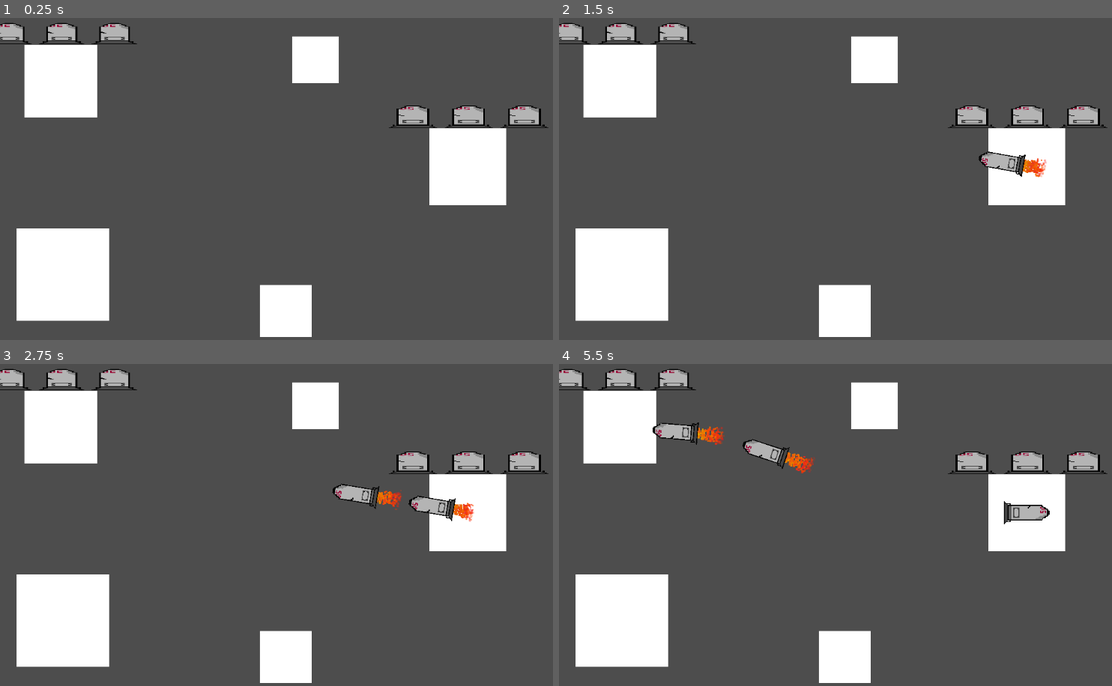
Above: before the commit, frames 1-4 (two rows, left to right).
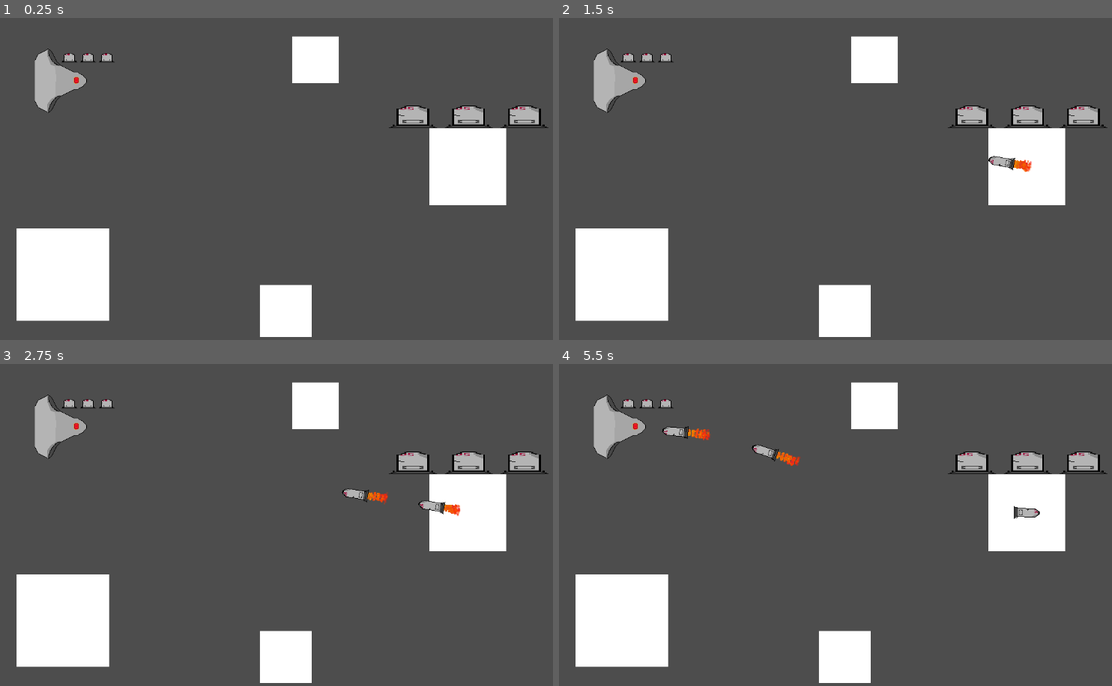
Above: after the commit, the same moments.

Repository: farkon00/GMTK2024
Game: Godot game, scene res://Main.tscn
Two runs of this game, one before a commit and one after it. Both use one fixed random seed, a clock stepped at 60 frames per second and the inputs below.
Inputs (mouse positions are in pixels of both pictures, inside the frame that each line leads up to):
- Up to frame 1 (0.25 s): no input
- Up to frame 2 (1.5 s): tap Enter at 0.5 s; move the mouse to (990, 156) at 0.52 s; click (990, 156) at 0.67 s; move the mouse to (735, 188) at 1.27 s; click (735, 188) at 1.42 s
- Up to frame 3 (2.75 s): move the mouse to (359, 444) at 2.02 s; click (359, 444) at 2.17 s
- Up to frame 4 (5.5 s): move the mouse to (829, 586) at 2.77 s; click (829, 586) at 2.92 s; move the mouse to (1040, 566) at 3.52 s; click (1040, 566) at 3.67 s; move the mouse to (680, 467) at 4.27 s; click (680, 467) at 4.42 s; move the mouse to (890, 518) at 5.02 s; click (890, 518) at 5.17 s

The runs differ from the first frame. In frame 1, 3.9% of the frame differs, in the area x 0-25%, y 1-31%; in frame 2, 4.4%; in frame 3, 4.9%; in frame 4, 5.2%, in the area x 0-89%, y 1-50%.

Commit message:
Added the player sprite

Diff:
--- a/Main.tscn
+++ b/Main.tscn
@@ -1,8 +1,9 @@
-[gd_scene load_steps=7 format=3 uid="uid://60x0tpw1kfl1"]
+[gd_scene load_steps=8 format=3 uid="uid://60x0tpw1kfl1"]
 
 [ext_resource type="Script" path="res://Scripts/Player.gd" id="1_dvysg"]
 [ext_resource type="Script" path="res://Scripts/EnemyShip.gd" id="1_yvwe1"]
 [ext_resource type="PackedScene" uid="uid://bsbnxtfkejl3e" path="res://Nodes/planet.tscn" id="2_c4yi3"]
+[ext_resource type="SpriteFrames" uid="uid://c61jd7iam04n3" path="res://Textures/Player/player_frames.tres" id="2_h6t5m"]
 [ext_resource type="Script" path="res://Scripts/GameManager.gd" id="4_0dhc0"]
 
 [sub_resource type="RectangleShape2D" id="RectangleShape2D_3hqci"]
@@ -15,18 +16,11 @@
 
 [node name="Player" type="StaticBody2D" parent="."]
 position = Vector2(117, 149)
-scale = Vector2(3.5, 3.5)
 script = ExtResource("1_dvysg")
 
 [node name="CollisionShape2D" type="CollisionShape2D" parent="Player"]
 position = Vector2(0.0910721, 0.0273132)
 shape = SubResource("RectangleShape2D_3hqci")
-
-[node name="ColorRect" type="ColorRect" parent="Player"]
-offset_left = -20.3097
-offset_top = -20.4007
-offset_right = 19.6903
-offset_bottom = 19.5993
 
 [node name="Area2D" type="Area2D" parent="Player"]
 
@@ -48,13 +42,17 @@
 anchor_top = 0.5
 anchor_right = 0.5
 anchor_bottom = 0.5
-offset_left = -40.0
-offset_top = -51.7143
-offset_bottom = -1.71429
+offset_left = 2.0
+offset_top = -74.0
+offset_right = 42.0
+offset_bottom = -24.0
 grow_horizontal = 2
 grow_vertical = 2
-scale = Vector2(1, 0.232797)
+scale = Vector2(1.24, 0.352797)
 alignment = 1
+
+[node name="AnimatedSprite2D" type="AnimatedSprite2D" parent="Player"]
+sprite_frames = ExtResource("2_h6t5m")
 
 [node name="EnemyShip" type="StaticBody2D" parent="."]
 position = Vector2(900, 314)
--- a/Nodes/explosion_particles.tscn
+++ b/Nodes/explosion_particles.tscn
@@ -21,8 +21,8 @@
 emission_sphere_radius = 4.0
 direction = Vector3(-10, 0, 0)
 spread = 180.0
-initial_velocity_min = 200.0
-initial_velocity_max = 300.0
+initial_velocity_min = 160.0
+initial_velocity_max = 200.0
 gravity = Vector3(0, 0, 0)
 scale_min = 6.0
 scale_max = 8.0
--- a/Nodes/missile.tscn
+++ b/Nodes/missile.tscn
@@ -37,7 +37,6 @@
 
 [node name="Missile" type="CharacterBody2D"]
 position = Vector2(500.75, 500)
-scale = Vector2(1.75, 1.75)
 motion_mode = 1
 script = ExtResource("1_uto2i")
 
--- /dev/null
+++ b/Textures/Player/player_frames.tres
@@ -0,0 +1,14 @@
+[gd_resource type="SpriteFrames" load_steps=2 format=3 uid="uid://c61jd7iam04n3"]
+
+[ext_resource type="Texture2D" uid="uid://ceog2p2lqlqh1" path="res://Textures/Player/Player1.png" id="1_0mys2"]
+
+[resource]
+animations = [{
+"frames": [{
+"duration": 1.0,
+"texture": ExtResource("1_0mys2")
+}],
+"loop": true,
+"name": &"default",
+"speed": 5.0
+}]
Binary file added: Textures/Player/Player1.png
Not shown, added: Textures/Player/Player1.png.import
